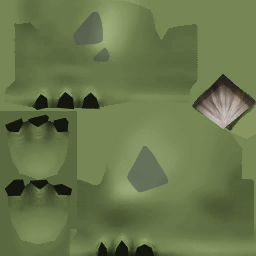
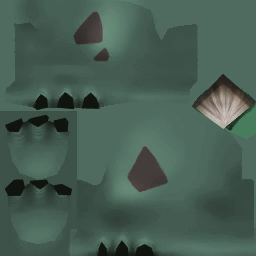
The second 256px x 256px image is a revision of the first. Changes to its layers:
hid group "White" (8 layers) over [0, 0, 256, 256]
hid "10 - VrQMW9i" (1st of 4, in "White") over [73, 11, 168, 193]
hid "FitPokeFushigisou_Foot" (2nd of 5, in "White") over [0, 0, 256, 256]
showed group "Green" (8 layers) over [0, 0, 256, 256]
hid group "Red" (6 layers) over [0, 0, 256, 256]
hid "10 - VrQMW9i" (4th of 4, in "Red") over [73, 11, 168, 193]
